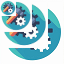
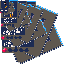
Comparing the layer stacks of the two 64 × 64 images. Changes:
removed layer "Transformace" over [0,0,16,16]
removed layer "kopie kopie icon big" over [0,0,32,32]
removed layer "kopie icon big" over [0,0,48,48]
removed layer "icon big" over [0,0,64,64]
added layer "big copy #2" above "big copy" over [0,0,15,16]
added layer "big copy" above "big copy #1" over [1,0,32,32]
added layer "big copy #1" above "big" over [1,1,47,48]
added layer "big" over [2,1,64,64]